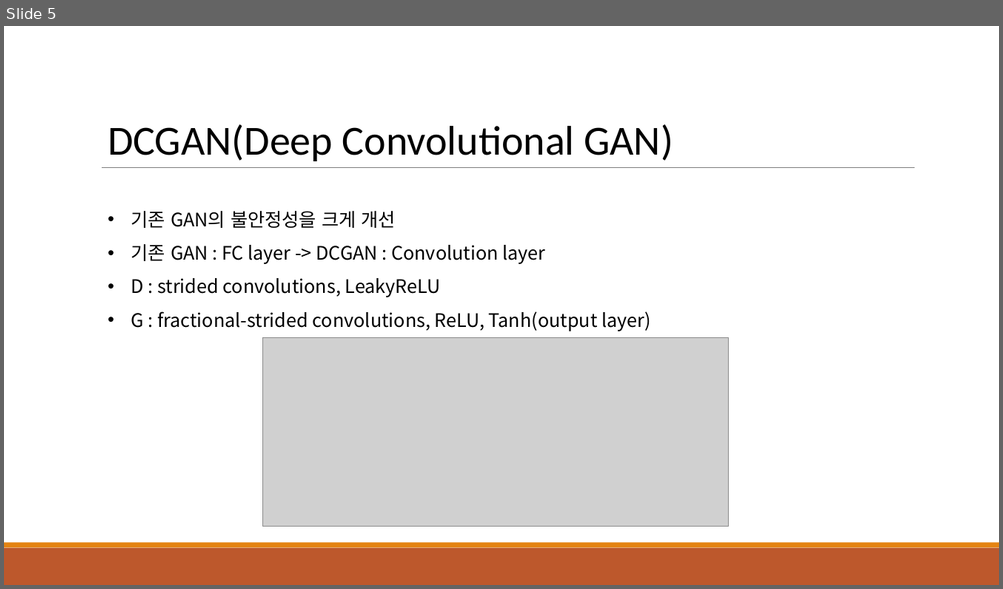
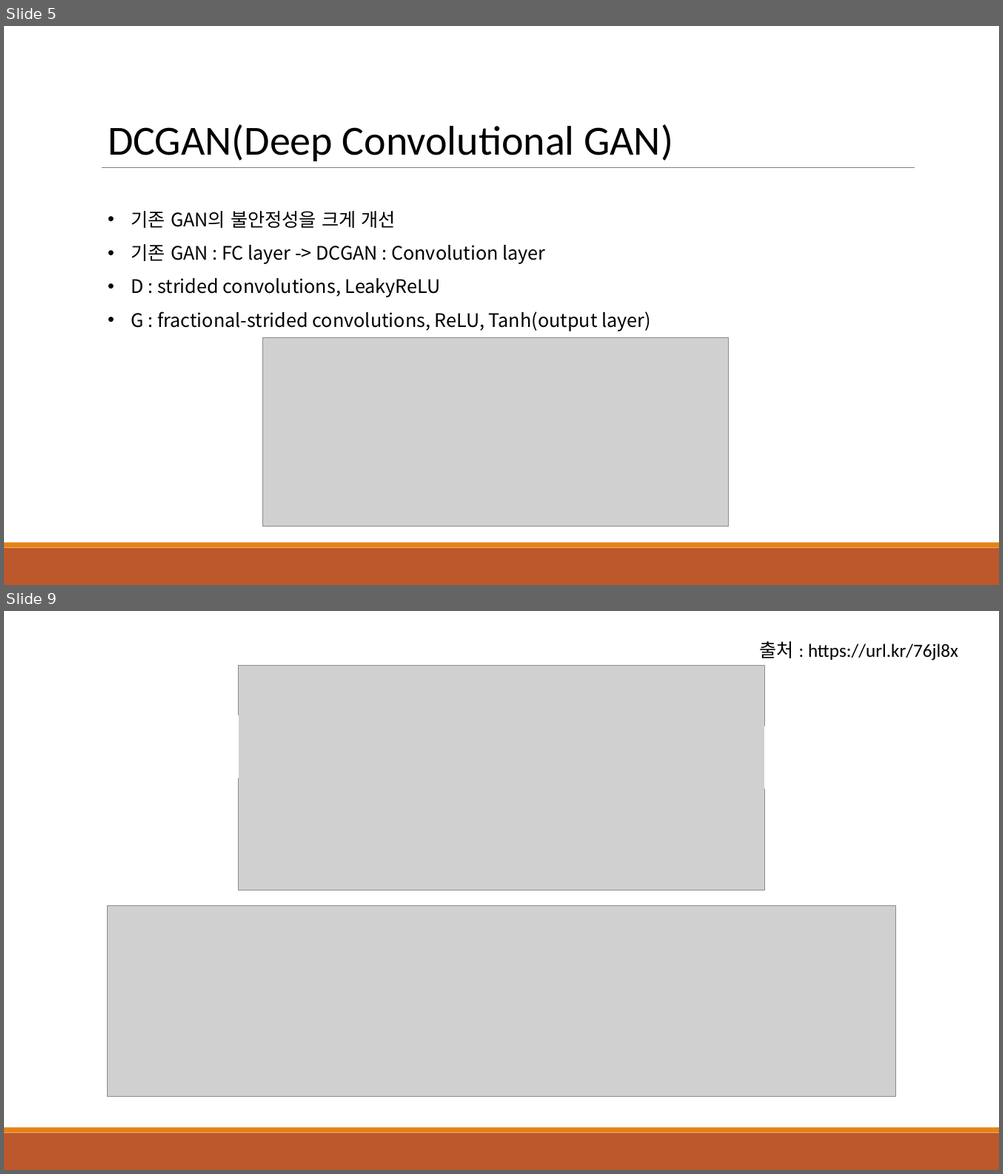
Before and after one commit to HolywaterPark/CVmodel, a slide deck: CVmodel.pptx. Shown one above the other, each under a label of ours: slide 5 before the commit, slides 5 and 9 after it; the slides between them are not shown. The pictures are 1003x589 and 1003x1174 pixels, drawn with LibreOffice and Linux fonts; fonts in the diff are those of the drawing; grey boxes stand for pictures. Boxes give left, top, right and bottom in pixels: in the first picture for what was removed or moved away, otherwise in the second. Text is boxed around its words. In the diff, an @@ line names an element or a change of style, - is before the commit and + after.

```diff
--- a/CVmodel.pptx
+++ b/CVmodel.pptx
@@ slide 9 added at <box>4,611,999,1170</box>, background #FFFFFF; not listed: 3 template elements that a slide beside it also shows @@
@@ text added at <box>759,641,958,661</box>, 18 pt, text #000000 @@
+출처 : https://url.kr/76jl8x
@@ picture added at <box>239,666,764,891</box> @@
@@ rectangle added at <box>68,715,239,778</box>, fill #FFFFFF @@
@@ rectangle added at <box>764,726,934,789</box>, fill #FFFFFF @@
@@ picture added at <box>107,906,896,1097</box> @@
```
Also in this commit, not shown: 3 other slides added.
